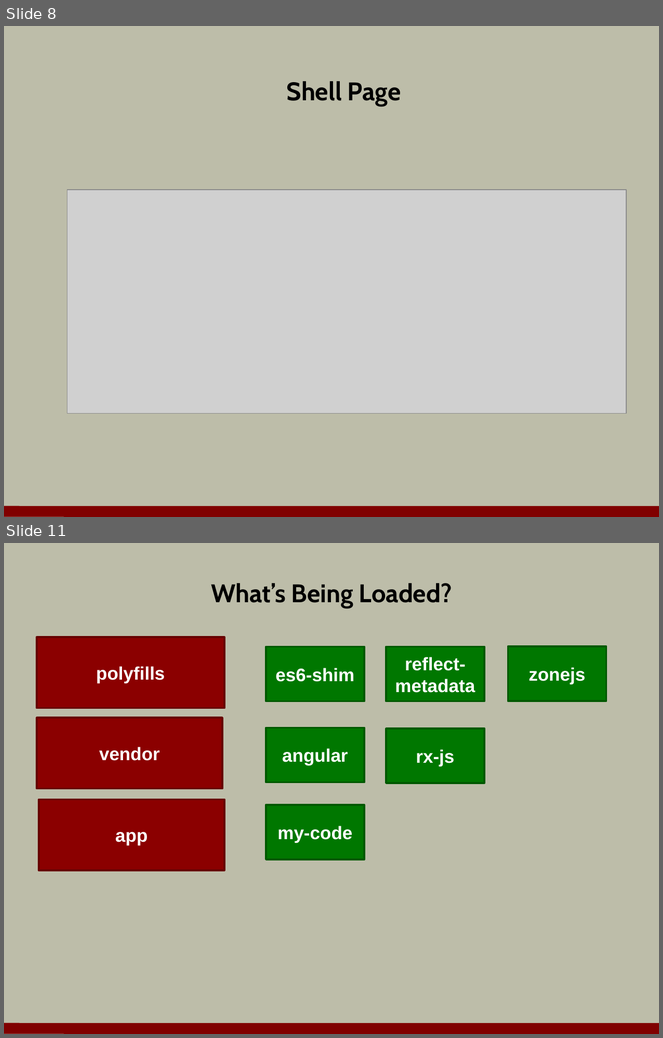
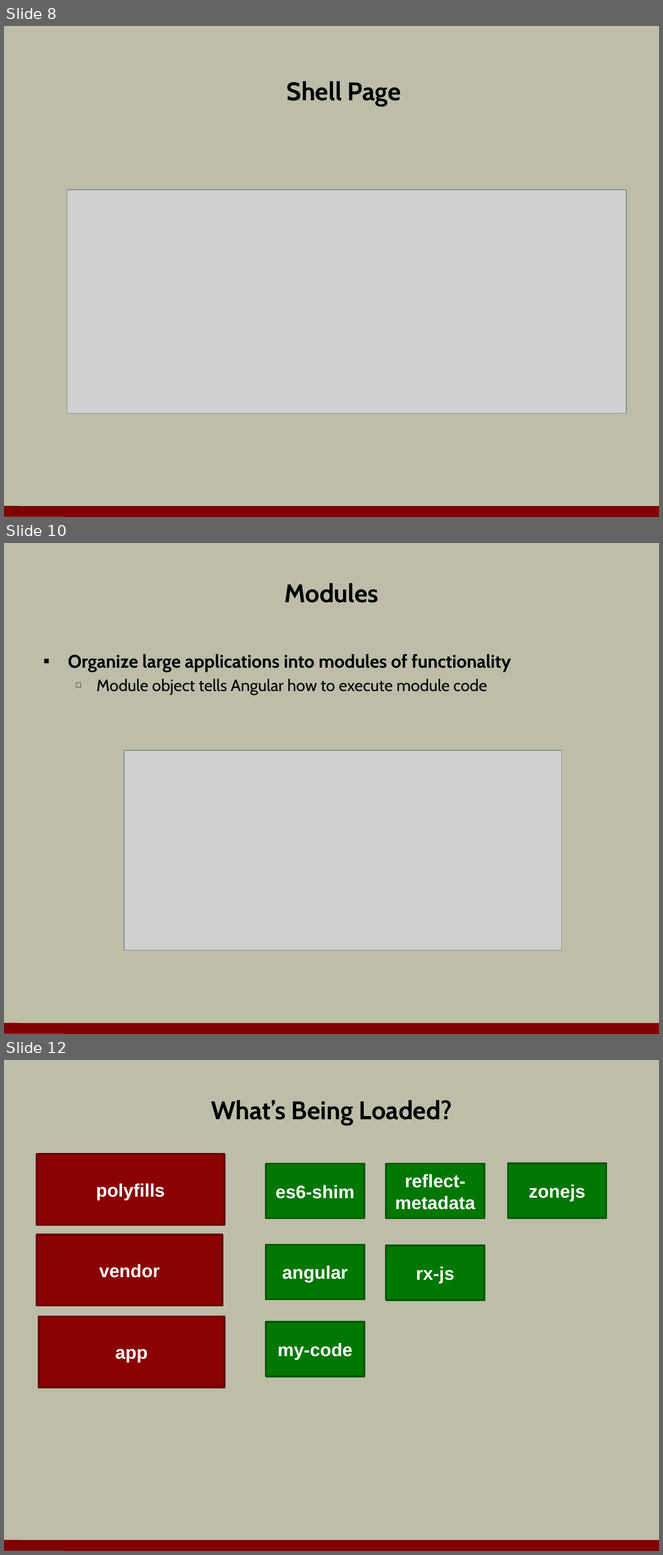
Before and after one commit to OdeToCode/classes, a slide deck: angular2/slides/01_Introduction.pptx. Shown one above the other, each under a label of ours: slides 8 and 11 before the commit, slides 8, 10 and 12 after it; the slides between them are not shown. The pictures are 663x1038 and 663x1555 pixels, drawn with LibreOffice and Linux fonts; fonts in the diff are those of the drawing; grey boxes stand for pictures; background and template pictures are left out. Boxes give left, top, right and bottom in pixels: in the first picture for what was removed or moved away, otherwise in the second. Text is boxed around its words. In the diff, an @@ line names an element or a change of style, - is before the commit and + after.

```diff
--- a/angular2/slides/01_Introduction.pptx
+++ b/angular2/slides/01_Introduction.pptx
@@ slide 10 added at <box>4,543,659,1034</box>, background #BDBDA9; not listed: 1 template element that a slide beside it also shows @@
@@ title added at <box>284,583,378,603</box>, 28 pt, text #000000, bold @@
+Modules
@@ text added at <box>68,654,512,695</box>, 20 pt, text #000000, bold @@
+▪ Organize large applications into modules of functionality
+  □ Module object tells Angular how to execute module code
@@ picture added at <box>124,750,561,951</box> @@
@@ what was slide 11 is now slide 12 @@
```
Also in this commit, not shown: 1 slide changed, 1 other slide added, 2 slides removed, 1 other file.
